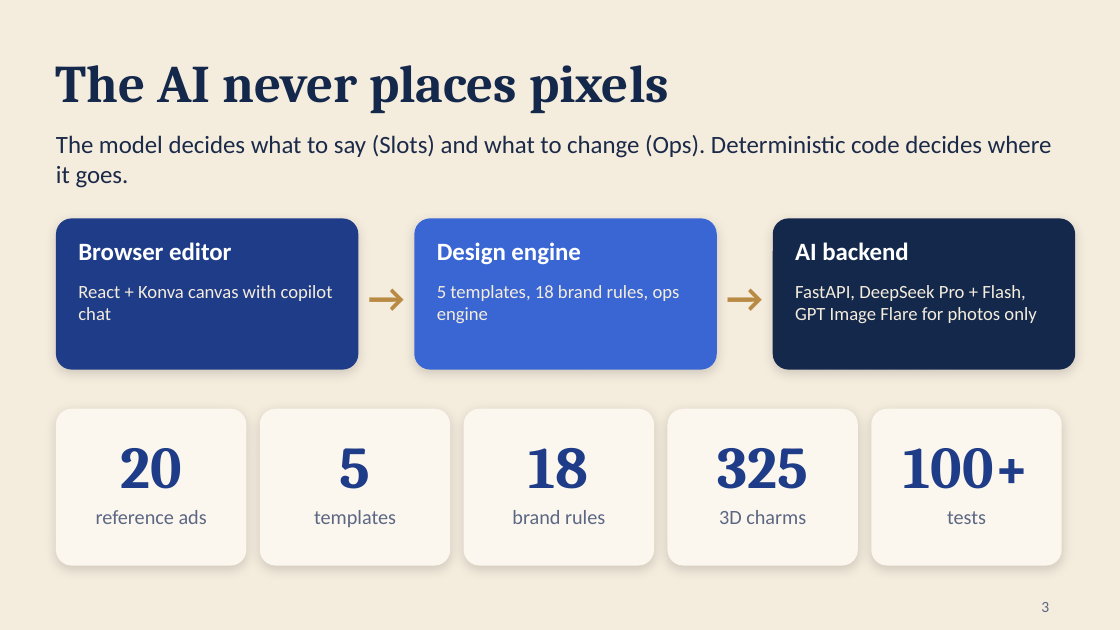
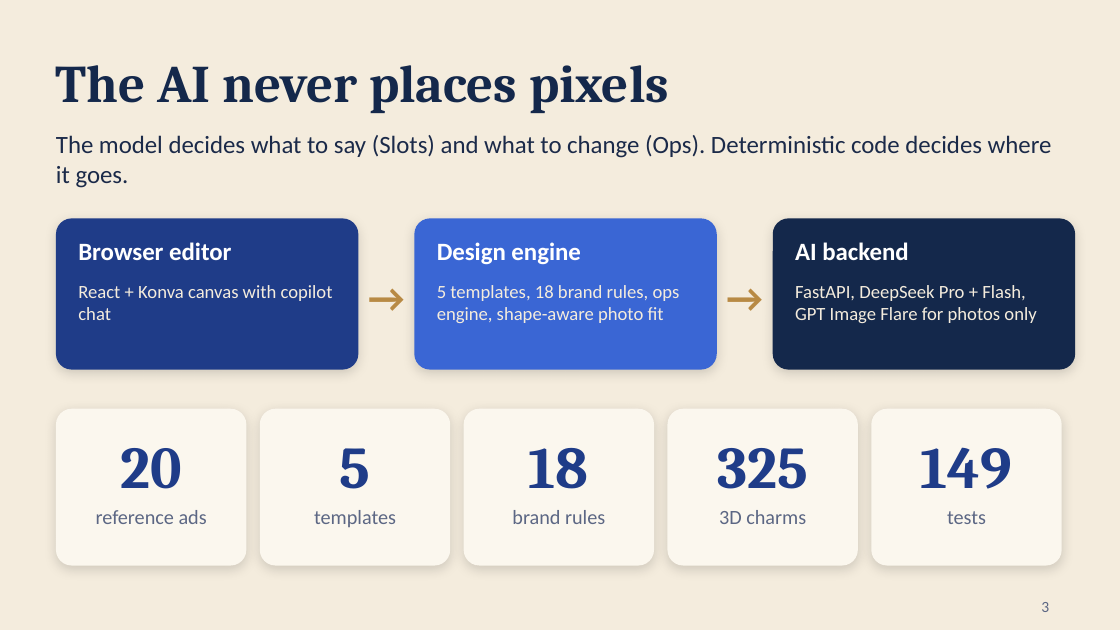
Before and after one commit to sreekarp/crux-ad-editor, a slide deck: slide 3 of docs/Xero-Copilot-Blue-Beige.pptx. Drawn at 1120x630 pixels with LibreOffice and Linux fonts; fonts in the diff are those of the drawing. Boxes give left, top, right and bottom in pixels: in the first picture for what was removed or moved away, otherwise in the second. Text is boxed around its words. In the diff, an @@ line names an element or a change of style, - is before the commit and + after.

```diff
--- a/docs/Xero-Copilot-Blue-Beige.pptx
+++ b/docs/Xero-Copilot-Blue-Beige.pptx
@@ text at bbox=[437, 285, 680, 323]: text changed @@
-5 templates, 18 brand rules, ops engine
+5 templates, 18 brand rules, ops engine, shape-aware photo fit
@@ text at bbox=[921, 447, 1012, 489]: text changed @@
-100+
+149
```
Also in this commit, not shown: 4 other slides changed, 1 slide added, 3 other files.
